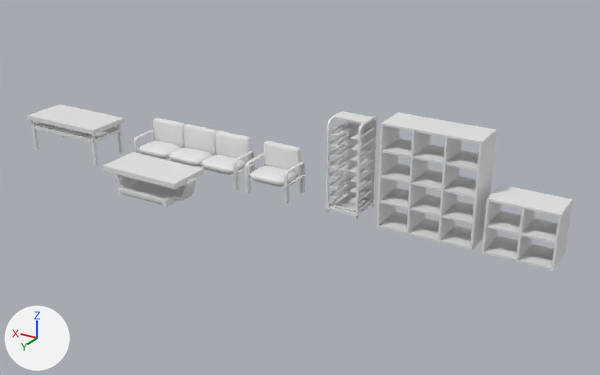
The FBX model Assets/_THALASSO/Art/Meshes/Environment/Props/SM_ObservationDeck.fbx: old version first, new version second.
Rendered twice from a 50 mm lens placed at (-11.48, 17.03, 8.55), pointed at (-1.86, 0.99, 0.53). Every picture has the same lights, and +X, +Y and +Z are marked at lower left. Where no turn or scale is listed for an object, it has been applied to the vertices.

Before the edit, the objects in view are built like this:
```python
ob_coffee_table = bpy.data.objects.new('Coffee Table', me_mesh_003)
ob_coffee_table.location = (1.75, 2.2, 0.0)
ob_couch = bpy.data.objects.new('Couch', me_mesh)
ob_couch.location = (1.77, 0.53, 0.0)
ob_shelf_big = bpy.data.objects.new('Shelf_Big', me_mesh_008)
ob_shelf_big.location = (-5.13, 0.54, 0.0)
ob_shelf_small = bpy.data.objects.new('Shelf_Small', me_mesh_009)
ob_shelf_small.location = (-7.32, 0.54, 0.0)
ob_sofa = bpy.data.objects.new('Sofa', me_mesh_001)
ob_sofa.location = (-0.83, 0.53, 0.0)
ob_table = bpy.data.objects.new('Table', me_mesh_002)
ob_table.location = (5.67, 0.9, 0.0)
ob_tray = bpy.data.objects.new('Tray', me_mesh_005)
ob_tray.location = (-2.96, 0.47, 0.16)
ob_tray_rack = bpy.data.objects.new('Tray Rack', me_mesh_004)
ob_tray_rack.location = (-2.98, 0.47, 0.0)
```
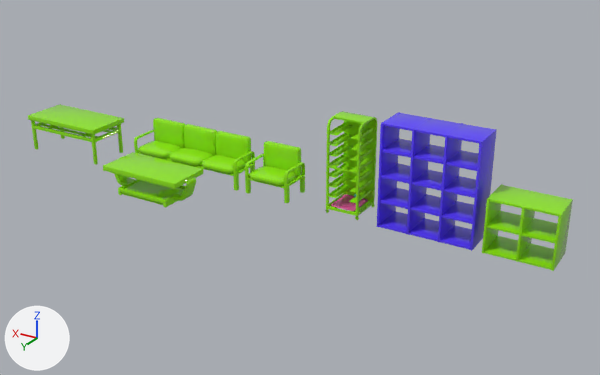
Pixel boxes (x1, y1, x2, y2) of what changed, in the pictures (600 x 375 px):
part 1 of me_mesh_008, added (blue)
    after: (377, 112, 497, 250)
part 3 of me_mesh_003, built on
    before: (103, 166, 204, 207)
    after: (103, 152, 204, 207)
part 4 of me_mesh, built on
    both: (134, 130, 255, 191)
part 5 of me_mesh, recoloured (white to green)
    both: (139, 118, 251, 174)
part 6 of me_mesh_004, built on
    before: (326, 111, 377, 217)
    after: (326, 111, 377, 220)
part 7 of me_mesh_002, built on
    before: (31, 120, 123, 165)
    after: (28, 104, 124, 164)
part 8 of me_mesh_002, recoloured
    before: (47, 128, 113, 136)
part 10 of me_mesh_005, built on
    before: (334, 196, 365, 210)
    after: (331, 195, 368, 211)
part 11 of me_mesh_001, built on
    both: (245, 154, 305, 203)
part 12 of me_mesh_001, recoloured (white to green)
    both: (246, 141, 302, 189)
part 13 of me_mesh_009, built on
    before: (484, 185, 570, 270)
    after: (482, 184, 573, 271)

What changed in the scene script:
```text
Change me_mesh_001:
    remove me_mesh_001.from_pydata(...)  # 883 vertices, 882 faces; spans x -0.628..0.628, y -0.483..0.483, z 0.0..1.193
    add me_mesh_001.from_pydata(...)  # 1586 vertices, 1592 faces; spans x -0.628..0.628, y -0.483..0.483, z 0.0..1.193
    me_mesh_001 part 11: 10 vertices moved from x -0.571..0.571, y -0.349..0.306, z 0.386..0.424 to x -0.539..0.539, y -0.351..0.308, z 0.386..0.422; 165 vertices removed from x -0.628..0.628, y -0.483..0.427, z 0.0..1.112; 868 vertices added at x -0.628..0.628, y -0.483..0.424, z 0.0..1.112
    me_mesh_001 part 12: 520 faces spanning x -0.596..0.596, y -0.464..0.483, z 0.386..1.193 switch from no material to mat_m_large (green #91e717)
Change me_mesh_003:
    remove me_mesh_003.from_pydata(...)  # 185 vertices, 171 faces; spans x -1.24..1.24, y -0.57..0.57, z 0.0..0.74
    add me_mesh_003.from_pydata(...)  # 608 vertices, 579 faces; spans x -1.24..1.24, y -0.57..0.57, z 0.0..0.74
    me_mesh_003 part 3: 4 vertices moved from x -0.77..0.77, y -0.43..0.43, z 0.0 to x -0.76..0.76, y -0.5..0.5, z 0.0; 60 vertices removed from x -1.19..1.19, y -0.57..0.57, z 0.0..0.66; 483 vertices added at x -1.24..1.24, y -0.57..0.57, z 0.0..0.74
    add me_mesh_003.materials.append(mat_m_large)  # green #91e717
Change me_mesh_008:
    remove me_mesh_008.from_pydata(...)  # 152 vertices, 114 faces; spans x -1.17..1.17, y -0.47..0.47, z 0.0..2.56
    add me_mesh_008.from_pydata(...)  # 944 vertices, 756 faces; spans x -1.17..1.17, y -0.47..0.47, z 0.0..2.56
    me_mesh_008 part 1: 792 vertices added at x -1.17..1.17, y -0.47..0.47, z 0.0..2.56
    me_mesh_008 part 2: the surface is now shaded smooth
    add me_mesh_008.materials.append(mat_m_xl)  # blue #5940ff
Change me_mesh_009:
    remove me_mesh_009.from_pydata(...)  # 72 vertices, 54 faces; spans x -0.79..0.79, y -0.47..0.47, z 0.0..1.3
    add me_mesh_009.from_pydata(...)  # 312 vertices, 270 faces; spans x -0.79..0.79, y -0.47..0.47, z 0.0..1.3
    me_mesh_009 part 13: 24 vertices removed from x -0.02..0.01, y -0.45..0.45, z 0.0..1.3; 264 vertices added at x -0.79..0.79, y -0.47..0.47, z 0.0..1.3
    me_mesh_009 part 14: the surface is now shaded smooth
    add me_mesh_009.materials.append(mat_m_large)  # green #91e717
Change me_mesh_002:
    remove me_mesh_002.from_pydata(...)  # 216 vertices, 230 faces; spans x -1.27..1.27, y -0.62..0.62, z 0.0..1.04
    add me_mesh_002.from_pydata(...)  # 1180 vertices, 1166 faces; spans x -1.27..1.27, y -0.62..0.62, z 0.0..1.04
    me_mesh_002 part 7: 16 vertices moved from x -1.18..1.23, y -0.56..0.56, z 0.64..0.73 to x -1.11..1.16, y -0.49..0.49, z 0.64..0.73; 28 vertices removed from x -1.18..1.23, y -0.56..0.56, z 0.64..0.93; 992 vertices added at x -1.27..1.27, y -0.62..0.62, z 0.0..1.04
    me_mesh_002 part 8: 8 faces spanning x -1.11..1.16, y -0.49..0.49, z 0.64..0.73 switch from no material to mat_m_large (green #91e717)
    me_mesh_002 part 9: the surface is now shaded smooth
Change me_mesh:
    remove me_mesh.from_pydata(...)  # 1863 vertices, 1862 faces; spans x -1.7..1.7, y -0.48..0.48, z 0.0..1.19
    add me_mesh.from_pydata(...)  # 2431 vertices, 2441 faces; spans x -1.7..1.7, y -0.48..0.48, z 0.0..1.19
    me_mesh part 4: 56 vertices moved from x -1.69..1.7, y -0.46..0.43, z 0.0..0.83 to x -1.7..1.7, y -0.46..0.42, z 0.0..0.83; 93 vertices removed from x -1.7..1.7, y -0.48..0.43, z 0.0..1.11; 661 vertices added at x -1.7..1.7, y -0.48..0.42, z 0.0..1.11
    me_mesh part 5: 1475 faces spanning x -1.7..1.7, y -0.46..0.48, z 0.41..1.19 switch from no material to mat_m_large (green #91e717)
Change me_mesh_004:
    remove me_mesh_004.from_pydata(...)  # 692 vertices, 650 faces; spans x -0.46..0.46, y -0.47..0.47, z 0.0..2.38
    add me_mesh_004.from_pydata(...)  # 2716 vertices, 2540 faces; spans x -0.46..0.46, y -0.47..0.47, z 0.0..2.38
    me_mesh_004 part 6: 18 vertices moved from x -0.39..0.42, y -0.45..0.45, z 0.08..2.38 to x -0.43..0.43, y -0.45..0.45, z 0.08..2.37; 69 vertices removed from x -0.43..0.43, y -0.45..0.45, z 0.06..2.38; 2093 vertices added at x -0.46..0.46, y -0.47..0.47, z 0.0..2.38
    add me_mesh_004.materials.append(mat_m_large)  # green #91e717
Change me_mesh_005:
    remove me_mesh_005.from_pydata(...)  # 164 vertices, 162 faces; spans x -0.33..0.33, y -0.395..0.395, z 0.0..0.026
    add me_mesh_005.from_pydata(...)  # 436 vertices, 438 faces; spans x -0.33..0.33, y -0.395..0.395, z 0.0..0.026
    me_mesh_005 part 10: 4 vertices moved from x -0.238..0.241, y -0.299..0.301, z 0.01 to x -0.268..0.271, y -0.299..0.301, z 0.01; 12 vertices removed from x -0.239..0.241, y -0.344..0.344, z 0.0..0.01; 284 vertices added at x -0.33..0.33, y -0.395..0.395, z 0.0..0.026
    add me_mesh_005.materials.append(mat_m_small)  # pink #e95da4
```
